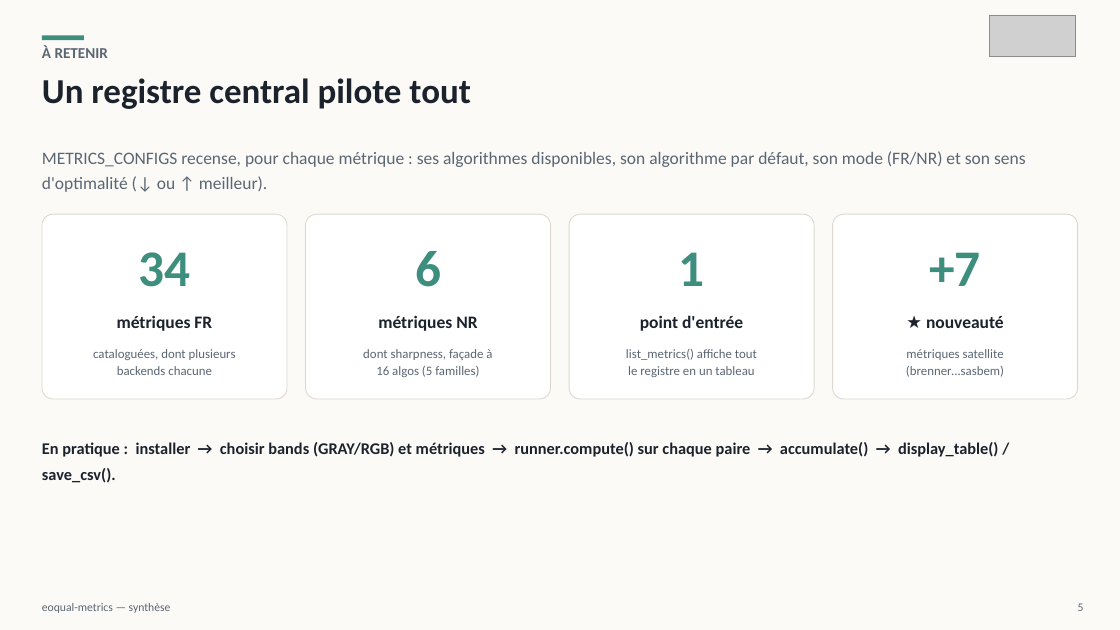
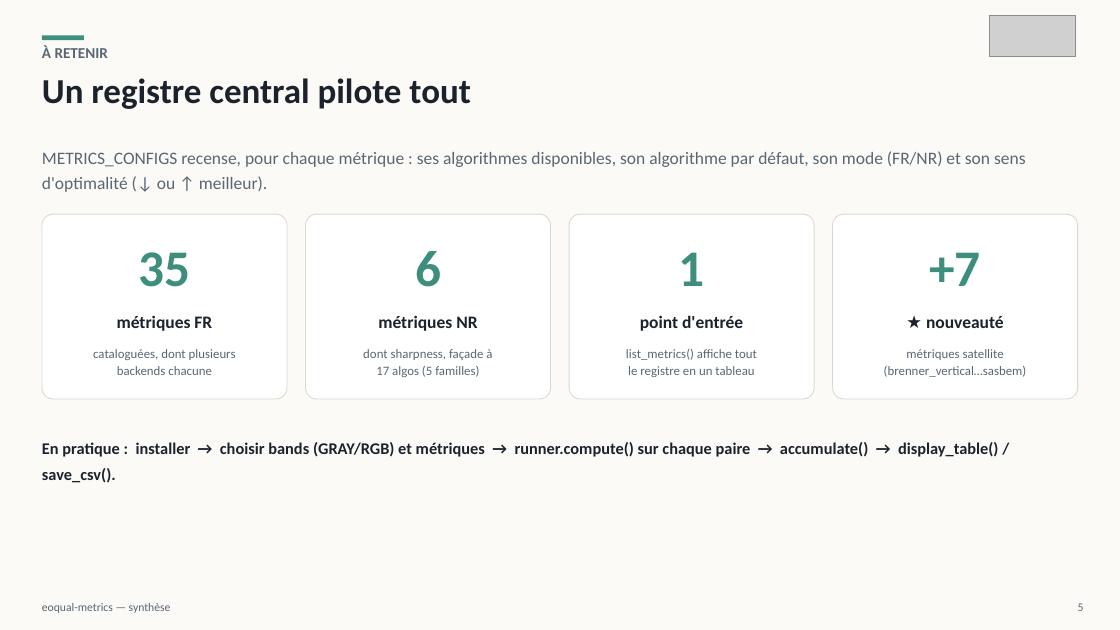
Before and after one commit to EOQual/eoqual-metrics, a slide deck: slide 5 of resources/eoqual-metrics_synthese.pptx. Drawn at 1120x630 pixels with LibreOffice and Linux fonts; fonts in the diff are those of the drawing; grey boxes stand for pictures. Boxes give left, top, right and bottom in pixels: in the first picture for what was removed or moved away, otherwise in the second. Text is boxed around its words. In the diff, an @@ line names an element or a change of style, - is before the commit and + after.

```diff
--- a/resources/eoqual-metrics_synthese.pptx
+++ b/resources/eoqual-metrics_synthese.pptx
@@ text at (138, 252, 190, 287): text changed @@
-34
+35
@@ text at (376, 366, 479, 377): text changed @@
-16 algos (5 familles)
+17 algos (5 familles)
@@ text at (884, 366, 1027, 377): text changed @@
-(brenner…sasbem)
+(brenner_vertical…sasbem)
```
Also in this commit, not shown: 4 other slides changed.
